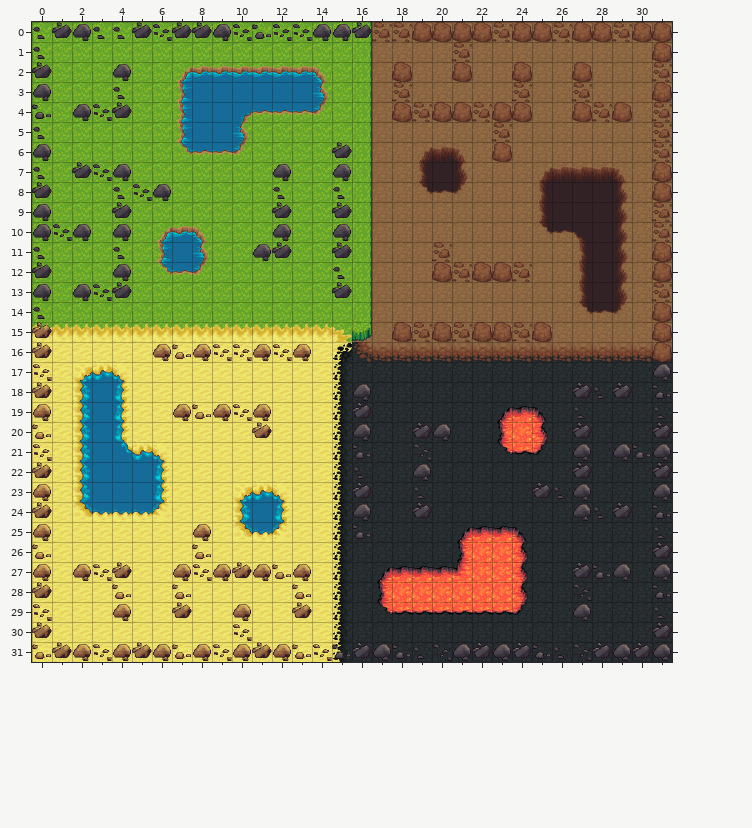
Tiled map: graphics_src/maps/fourbase.tmx. Above, as it was before the edit.
Cells are 32x32 px. Shown: x 0..31, y 0..31.
The result:
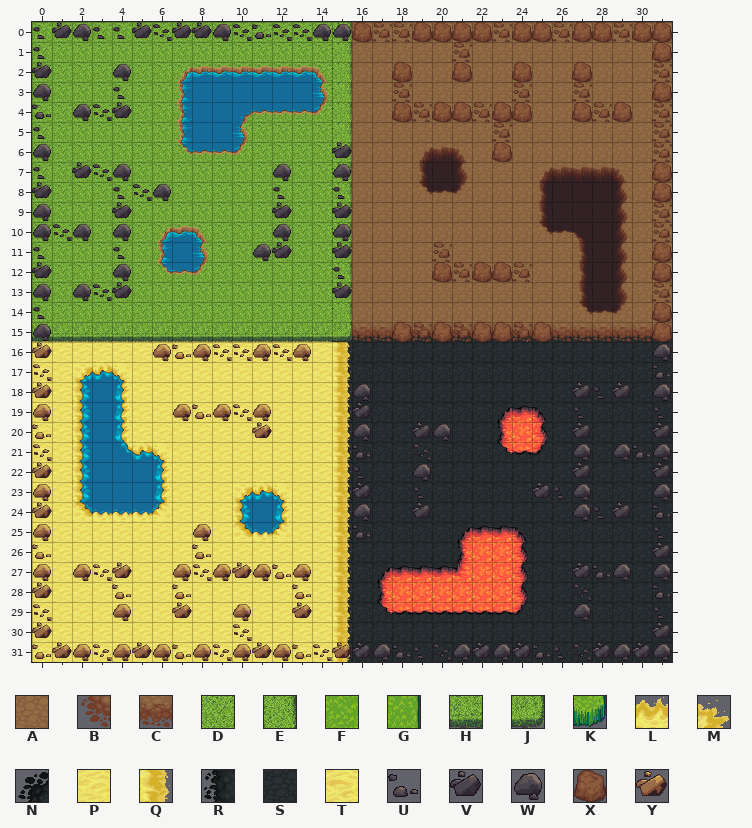
Key: from "palette_terrain": A 67, B 87, C 88, D 199, E 200, F 202, G 203, H 220, J 221, K 224, L 295, M 296, N 306, P 316, Q 317, R 327, S 328, T 358, U 396, V 418, W 419, X 439, Y 461.
_ is an empty cell.
Tiles of an added or newly shown layer are drawn over the layers below it.
Author's note on the commit: Make the backgrounds make sense in fourbase.
Difference:
Layer "back" (added):
y 0..14: x 15 _ -> A
y 15: x 0..31 ________________________________ -> TTTTTTTTTTTTTTTSSSSSSSSSSSSSSSSS
y 16..31: x 15 _ -> S
Layer "base":
y 0..2: x 0..15 FFFFFFFFFFFFFFFF -> DDDDDDDDDDDDDDDE
y 3: x 0..7 FFFFFFFF -> DDDDDDDD; x 14..15 FF -> DE
y 4..5: x 0..7 FFFFFFFF -> DDDDDDDD; x 10..15 FFFFFF -> DDDDDE
y 6..10: x 0..15 FFFFFFFFFFFFFFFF -> DDDDDDDDDDDDDDDE
y 11: x 0..6 FFFFFFF -> DDDDDDD; x 8..15 FFFFFFFF -> DDDDDDDE
y 12..14: x 0..15 FFFFFFFFFFFFFFFF -> DDDDDDDDDDDDDDDE
y 15: x 0..31 FFFFFFFFFFFFFFFFAAAAAAAAAAAAAAAA -> HHHHHHHHHHHHHHHJCCCCCCCCCCCCCCCC
y 16..31: x 15 P -> Q
Layer "blend" (removed):
y 0..14: x 16 G -> _
y 15: x 0..16 LLLLLLLLLLLLLLLMK -> _________________
y 16: x 15..31 NBCCCCCCCCCCCCCCC -> _________________
y 17..31: x 15 R -> _
Layer "rock":
y 0: x 16 V -> X
y 15: x 0 Y -> W
y 16: x 31 X -> W
y 17: x 31 W -> U
y 18: x 31 U -> W
y 31: x 15 U -> Y
Changed places in both pictures, as pixel boxes (x1, y1, x2, y2):
changed: (32, 22, 672, 662)
